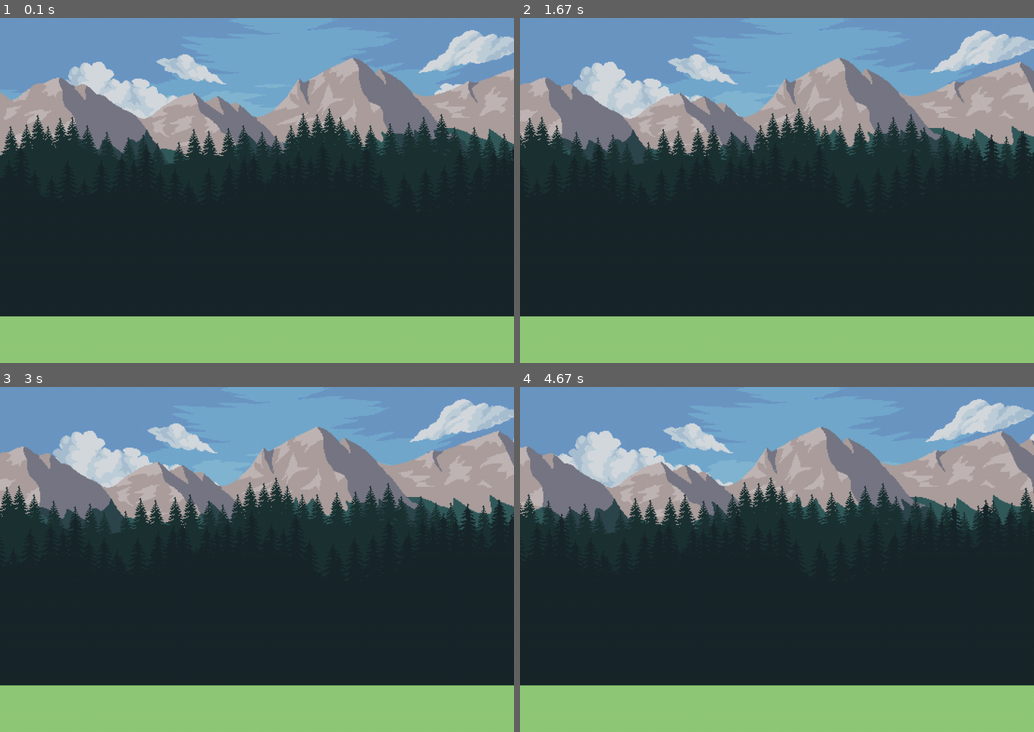
Above: before the commit, frames 1-4 (two rows, left to right).
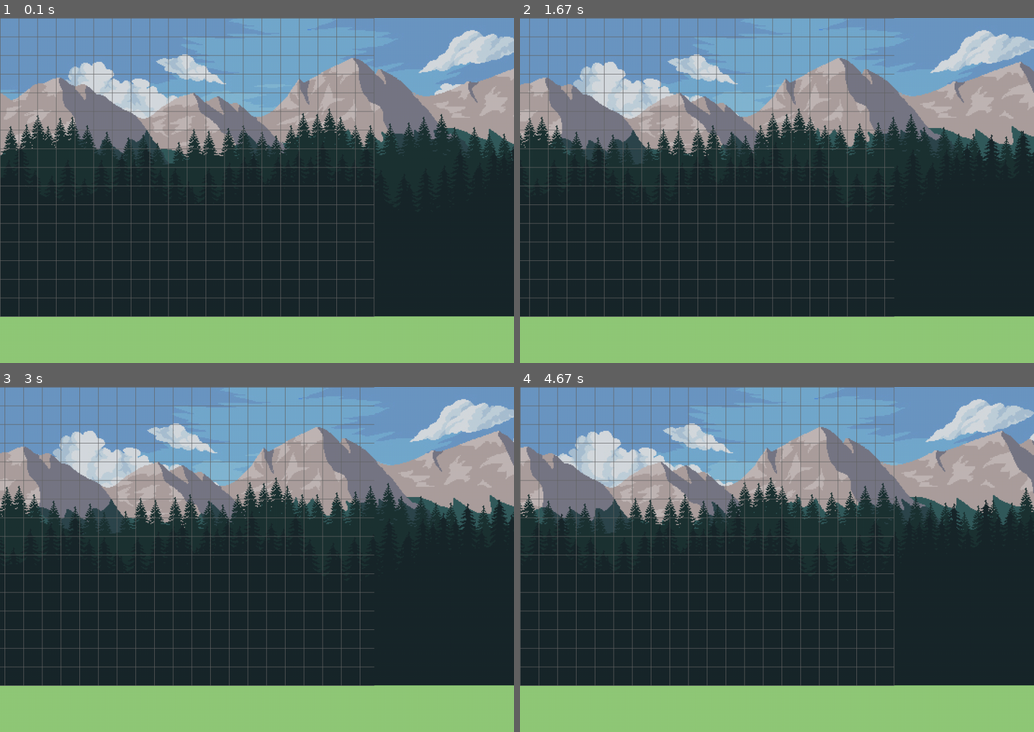
Above: after the commit, the same moments.

Repository: willydlw/pygame-level-editor
Game: pygame game, started from main.py
Same seed, same stepped clock (60 frames per second), same inputs: the game is played once before the commit and once after it.
Inputs:
- Up to frame 1 (0.1 s): no input
- Up to frame 2 (1.67 s): hold Right 0.33-0.8 s; hold Right 0.83-1.3 s; hold Left from 1.33 s (still down)
- Up to frame 3 (3 s): release Left at 1.87 s; hold Left 1.9-2.3 s; hold Right 2.33-2.97 s
- Up to frame 4 (4.67 s): hold Left 3-3.47 s; hold Right 3.5-3.97 s; hold Right 4-4.47 s; hold Left from 4.5 s (still down)

The runs differ from the first frame. In frame 1, 4.7% of the frame differs, in the area x 0-73%, y 0-87%; in frame 2, 4.4%; in frame 3, 4.5%; in frame 4, 4.6%.

Commit message:
drawing grid lines in preparation for editing tiles

Diff:
--- a/src/constants.py
+++ b/src/constants.py
@@ -12,8 +12,13 @@
 FPS = 60            # frames per second
 
 
+# Grid
+ROWS = 16
+MAX_COLS = 150
+TILE_SIZE = SCREEN_HEIGHT // ROWS
+
 # Limit level width
-MAXIMUM_LEVEL_WIDTH = 2000
+MAXIMUM_LEVEL_WIDTH = MAX_COLS * TILE_SIZE
 MAX_SCROLL = MAXIMUM_LEVEL_WIDTH - SCREEN_WIDTH
 
 
--- a/src/game.py
+++ b/src/game.py
@@ -65,6 +65,19 @@
             for i in range(6):
                 self.screen.blit(img, ((i * width) -x_offset, self._get_layer_y(name, img)))
 
+    def draw_grid(self):
+        # vertical lines (scrolling)
+        # only need to draw columns that are currently visible on screen
+        for col in range(c.MAX_COLS + 1):
+            x = col * c.TILE_SIZE - self.scroll
+            if 0 <= x <= c.SCREEN_WIDTH:
+                pygame.draw.line(self.screen, (100, 100, 100), (x, 0), (x, c.SCREEN_HEIGHT))
+
+        # horizontal lines (Static)
+        for row in range(c.ROWS + 1):
+            y = row * c.TILE_SIZE
+            pygame.draw.line(self.screen, (100, 100, 100), (0, y), (c.SCREEN_WIDTH, y))
+
 
     def _get_layer_y(self, name, img):
         """Helper to get the vertical position for each layer"""
@@ -107,6 +120,7 @@
 
             # draw the scrolling background
             self.draw_background()
+            self.draw_grid()
 
             # update the display
             pygame.display.flip()
